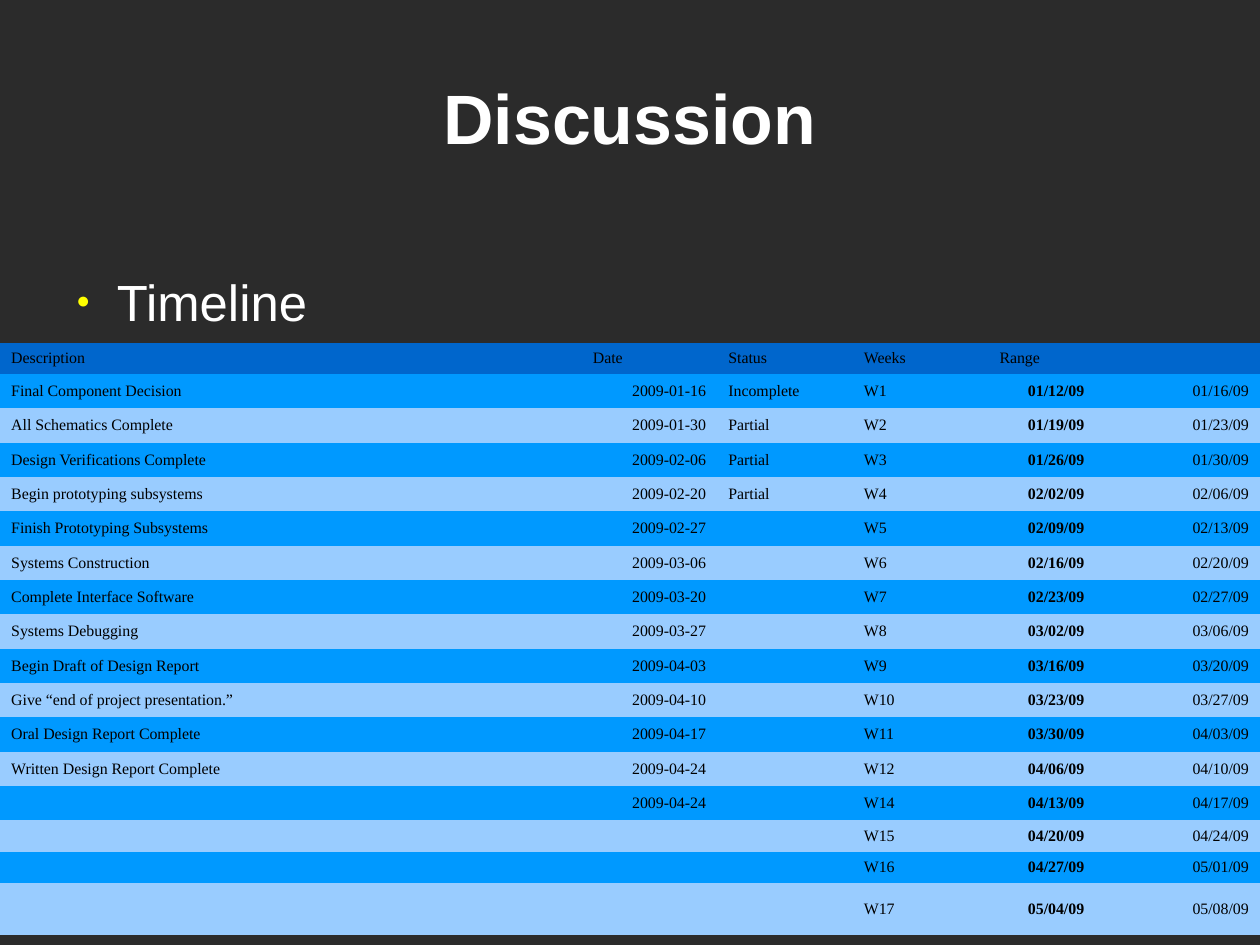
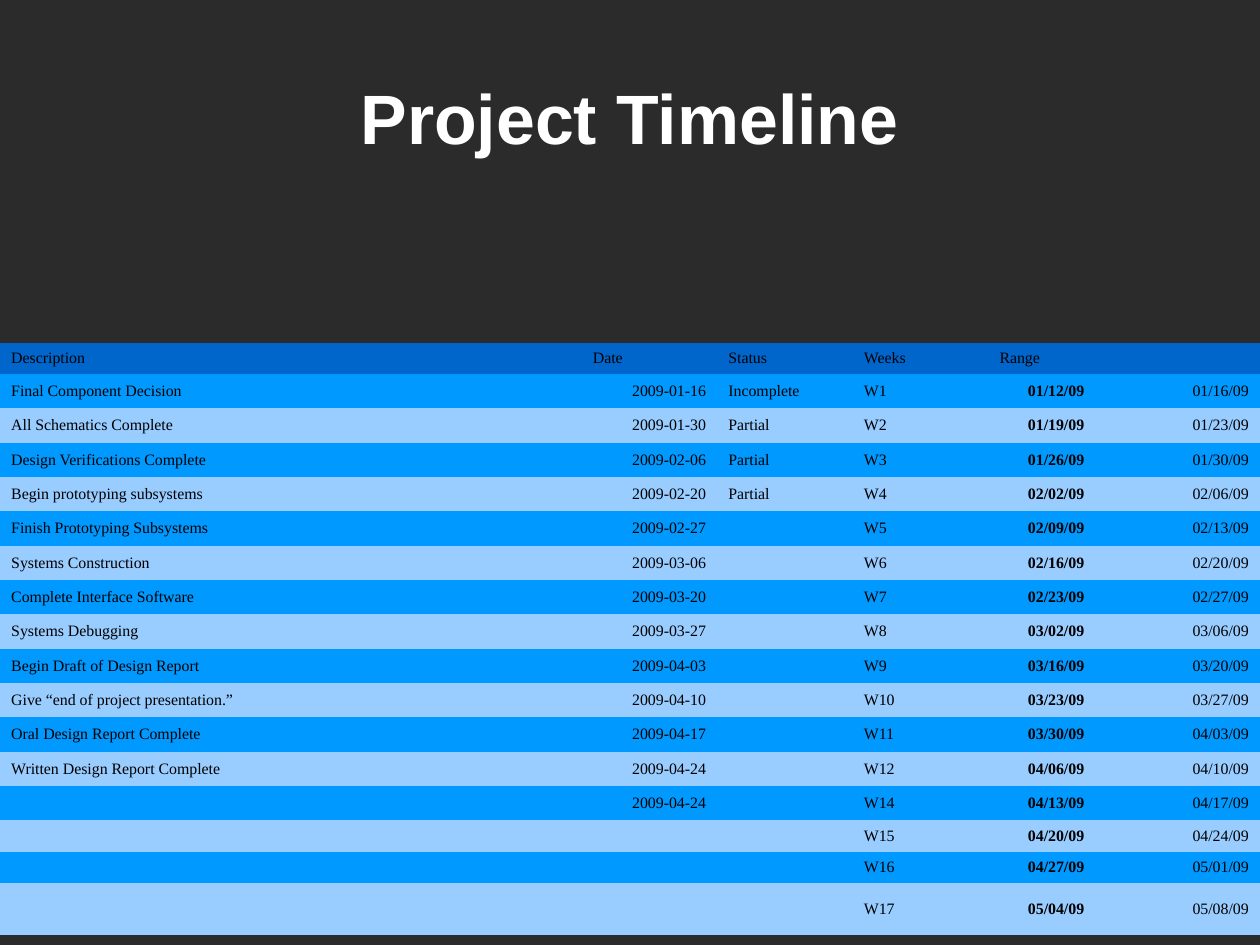
Before and after one commit to lordofhyphens/ece495a, a slide deck: slide 8 of forms/ProgressPresentation.odp. Drawn at 1260x945 pixels with LibreOffice and Linux fonts; fonts in the diff are those of the drawing; background and template pictures are left out; a plain dark background stands for a picture behind light text. Boxes give left, top, right and bottom in pixels: in the first picture for what was removed or moved away, otherwise in the second. Text is boxed around its words. In the diff, an @@ line names an element or a change of style, - is before the commit and + after.

```diff
--- a/forms/ProgressPresentation.odp
+++ b/forms/ProgressPresentation.odp
@@ title at box(361, 93, 898, 157): text changed @@
-Discussion
+Project Timeline
@@ text removed at box(117, 284, 307, 322) @@
-● Timeline
```
Also in this commit, not shown: 1 slide added, 1 slide removed.
